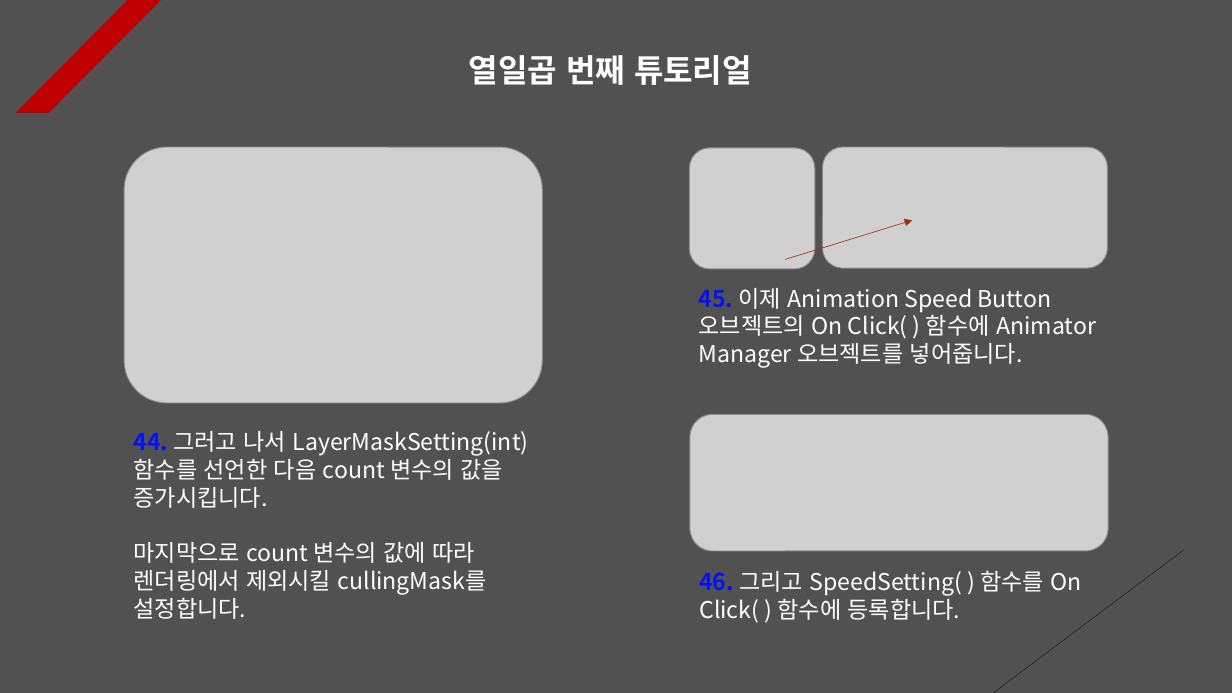
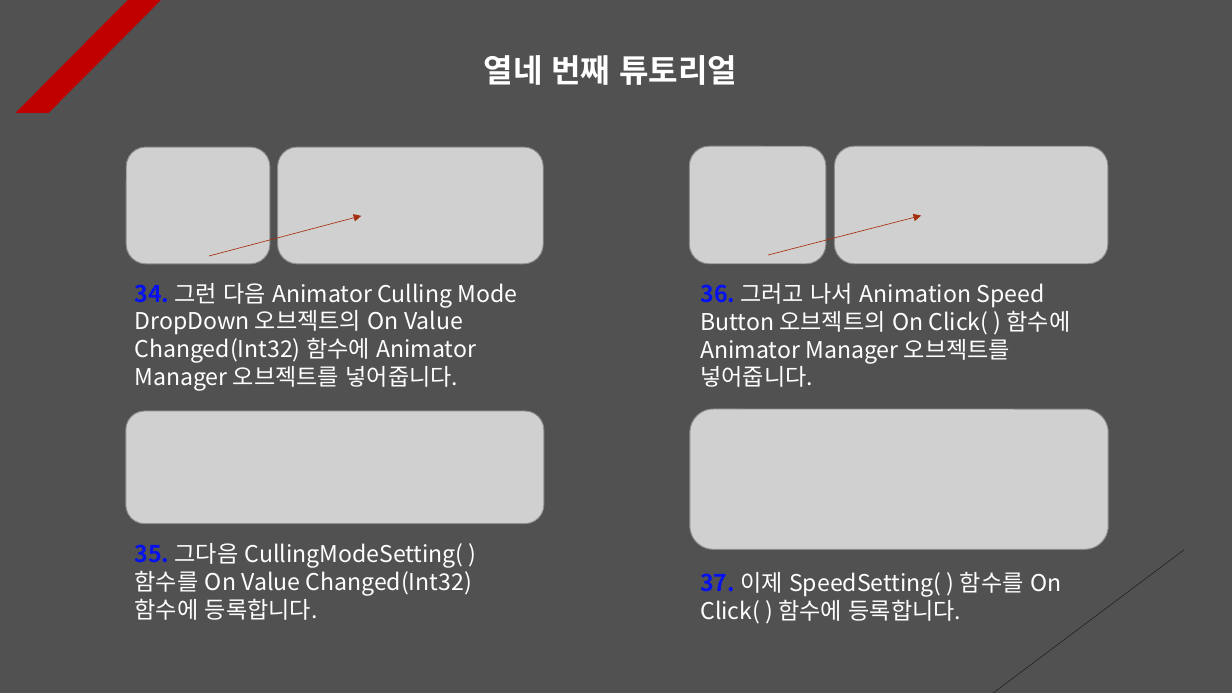
Before and after one commit to Unity2033/3D-UnityEngine, a slide deck: slide 14 of Assets/Animation Retargeting/PPT Data/Animation Retargeting Example.pptx (slide 13 before the commit). Drawn at 1232x693 pixels with LibreOffice and Linux fonts; fonts in the diff are those of the drawing; grey boxes stand for pictures. Boxes give left, top, right and bottom in pixels: in the first picture for what was removed or moved away, otherwise in the second. Text is boxed around its words. In the diff, an @@ line names an element or a change of style, - is before the commit and + after.

```diff
--- a/Assets/Animation Retargeting/PPT Data/Animation Retargeting Example.pptx
+++ b/Assets/Animation Retargeting/PPT Data/Animation Retargeting Example.pptx
@@ text at (484, 55, 737, 85): text changed @@
-열일곱 번째 튜토리얼
+열네 번째 튜토리얼
@@ picture removed at (124, 147, 543, 403) @@
@@ picture added at (127, 147, 270, 263) @@
@@ picture added at (277, 147, 543, 263) @@
@@ picture: place and size @@
-picture at (689, 148, 815, 269)
+picture at (689, 146, 826, 263)
@@ picture: place and size @@
-picture at (823, 147, 1107, 268)
+picture at (835, 146, 1108, 263)
@@ arrow added from (209, 256) to (361, 216), #A5300F 0.5 pt dashed @@
@@ arrow moved from (786, 260) - (912, 220) to (768, 255) - (921, 215) @@
@@ text added at (134, 283, 517, 390), 18 pt, text #FFFFFF @@
+34. 그런 다음 Animator Culling Mode DropDown 오브젝트의 On Value Changed(Int32) 함수에 Animator Manager 오브젝트를 넣어줍니다.
@@ text at (700, 283, 1071, 387): text changed @@
-45. 이제 Animation Speed Button 오브젝트의 On Click( ) 함수에 Animator Manager 오브젝트를 넣어줍니다.
+36. 그러고 나서 Animation Speed Button 오브젝트의 On Click( ) 함수에 Animator Manager 오브젝트를 넣어줍니다.
@@ picture added at (126, 411, 543, 524) @@
@@ picture: place and size @@
-picture at (690, 414, 1109, 551)
+picture at (690, 409, 1109, 550)
@@ text removed at (134, 431, 529, 619) @@
-44. 그러고 나서 LayerMaskSetting(int) 함수를 선언한 다음 count 변수의 값을 증가시킵니다.
-마지막으로 count 변수의 값에 따라 렌더링에서 제외시킬 cullingMask를 설정합니다.
@@ text added at (135, 543, 472, 620), 18 pt, text #FFFFFF @@
+35. 그다음 CullingModeSetting( ) 함수를 On Value Changed(Int32) 함수에 등록합니다.
@@ text at (700, 571, 1061, 624): text changed @@
-46. 그리고 SpeedSetting( ) 함수를 On Click( ) 함수에 등록합니다.
+37. 이제 SpeedSetting( ) 함수를 On Click( ) 함수에 등록합니다.
```
Also in this commit, not shown: 5 other slides changed, 1 slide added, 6 other files.
